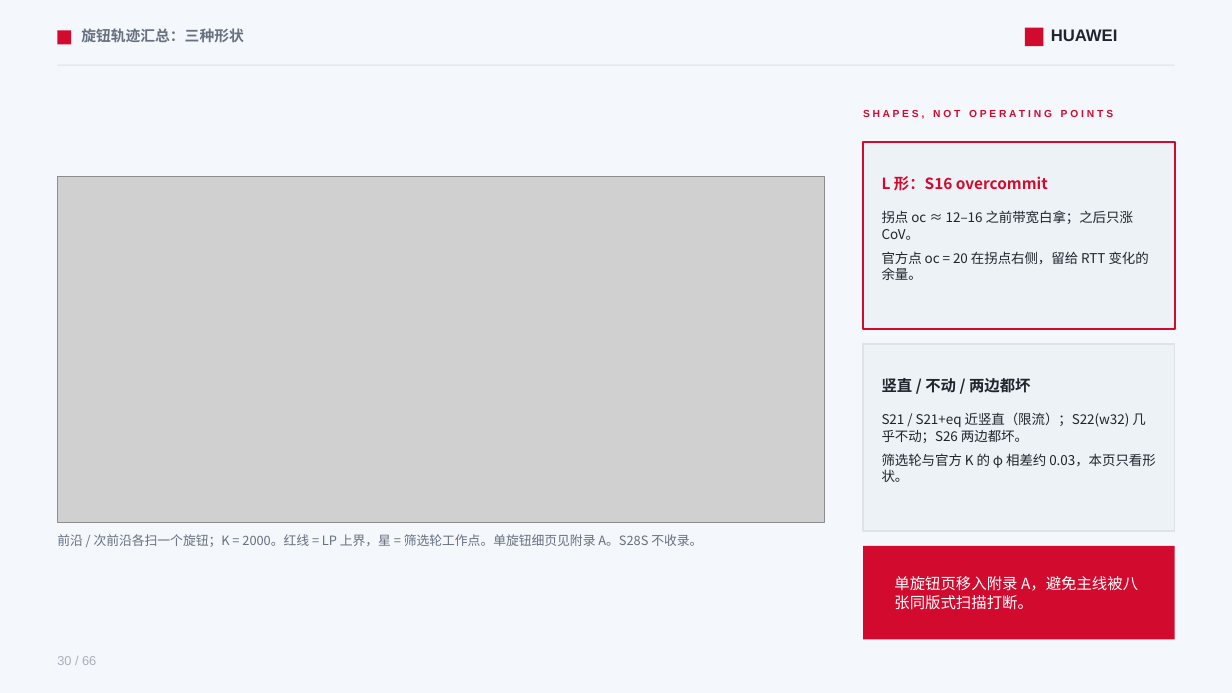
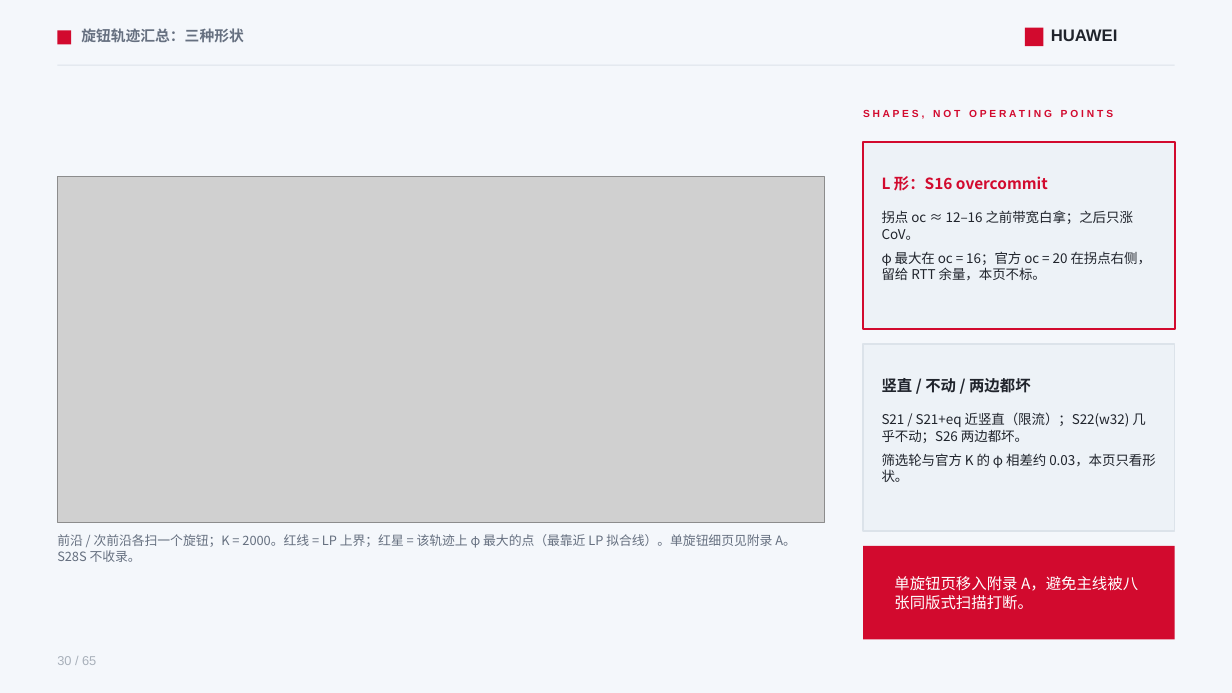
Before and after one commit to lukebest/booksim2, a slide deck: slide 30 of ppt/ring2-write-fairness.pptx. Drawn at 1232x693 pixels with LibreOffice and Linux fonts; fonts in the diff are those of the drawing; grey boxes stand for pictures. Boxes give left, top, right and bottom in pixels: in the first picture for what was removed or moved away, otherwise in the second. Text is boxed around its words. In the diff, an @@ line names an element or a change of style, - is before the commit and + after.

```diff
--- a/ppt/ring2-write-fairness.pptx
+++ b/ppt/ring2-write-fairness.pptx
@@ text at bbox=[882, 251, 1151, 280]: text changed @@
-官方点 oc = 20 在拐点右侧，留给 RTT 变化的余量。
+φ 最大在 oc = 16；官方 oc = 20 在拐点右侧，留给 RTT 余量，本页不标。
@@ text at bbox=[57, 534, 796, 562]: text changed @@
-前沿 / 次前沿各扫一个旋钮；K = 2000。红线 = LP 上界，星 = 筛选轮工作点。单旋钮细页见附录 A。S28S 不收录。
+前沿 / 次前沿各扫一个旋钮；K = 2000。红线 = LP 上界；红星 = 该轨迹上 φ 最大的点（最靠近 LP 拟合线）。单旋钮细页见附录 A。S28S 不收录。
```
Also in this commit, not shown: 63 other slides changed, 1 slide removed, 11 other files.
